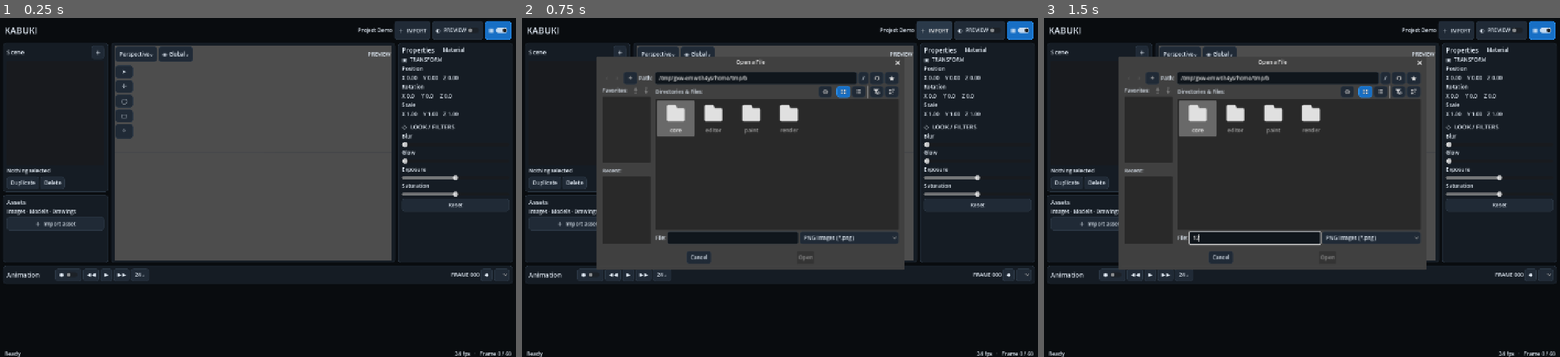
Above: before the commit, frames 1-3 (left to right).
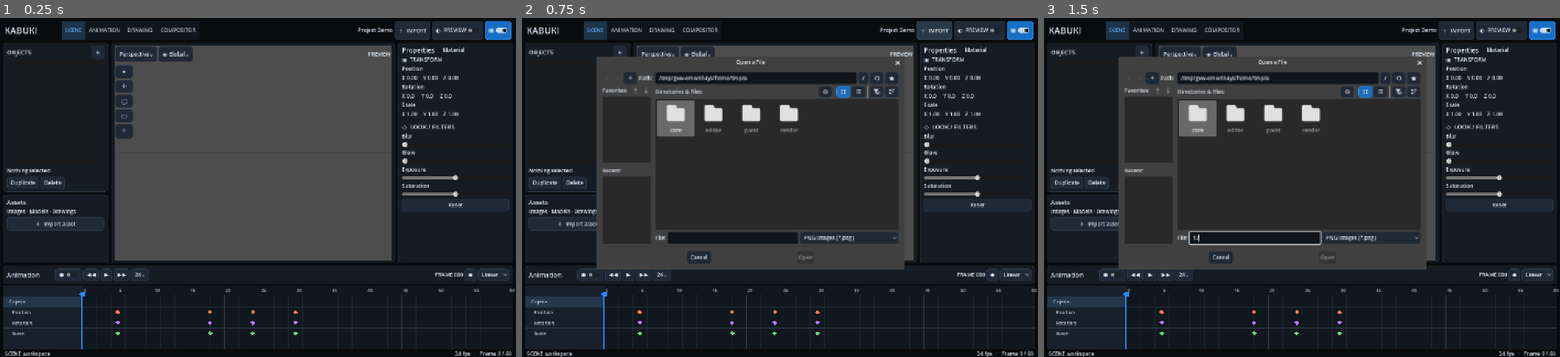
Above: after the commit, the same moments.

Repository: Onnevan/Kabuki
Game: Godot game, scene res://editor/main.tscn
Same seed, same stepped clock (60 frames per second), same inputs: the game is played once before the commit and once after it.
Inputs (mouse positions are in pixels of both pictures, inside the frame that each line leads up to):
- Up to frame 1 (0.25 s): no input
- Up to frame 2 (0.75 s): click "＋ IMPORT" at 0.5 s
- Up to frame 3 (1.5 s): click (1255, 238) at 1.27 s; type "12" at 1.35 s

The runs differ from the first frame. In frame 1, 5.0% of the frame differs, in the area x 0-100%, y 0-100%; in frame 2, 5.0%; in frame 3, 5.0%.
Error before the commit: Parse Error: Cannot infer the type of "c" variable because the value doesn't have a set type. (res://editor/frame_timeline.gd:33)

Commit message:
Fix strict Color type inference in frame timeline

Diff:
--- a/editor/frame_timeline.gd
+++ b/editor/frame_timeline.gd
@@ -30,7 +30,8 @@
 		var x:=lane_x+float(k)*step
 		for row in range(1,4):
 			var y:=header_h+20.0+float(row)*28.0-5
-			var c:=[Color("#ff745f"),Color("#b779ff"),Color("#71d67b")][row-1]
+			var key_colors: Array[Color] = [Color("#ff745f"), Color("#b779ff"), Color("#71d67b")]
+			var c: Color = key_colors[row - 1]
 			var p:=PackedVector2Array([Vector2(x,y-6),Vector2(x+6,y),Vector2(x,y+6),Vector2(x-6,y)])
 			draw_colored_polygon(p,c)
 	var px:=lane_x+float(current_frame)*step
